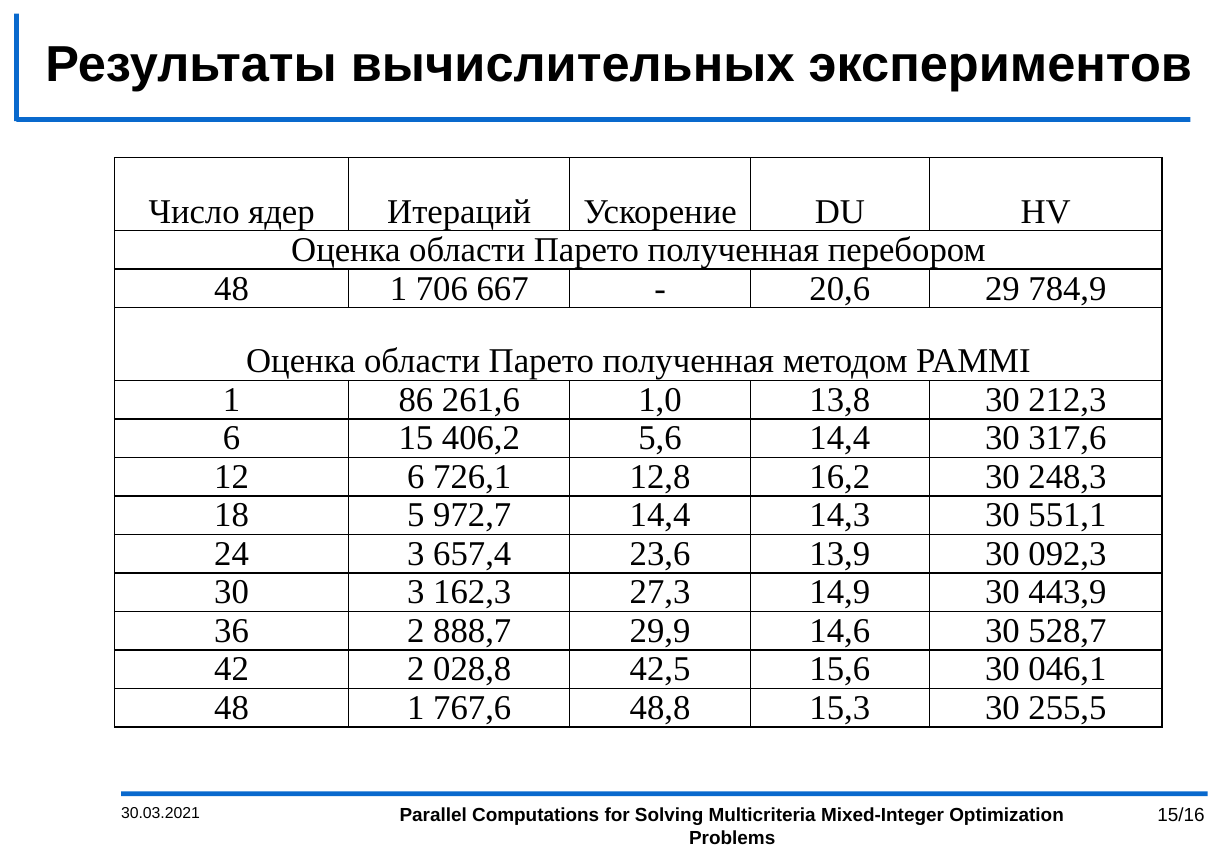
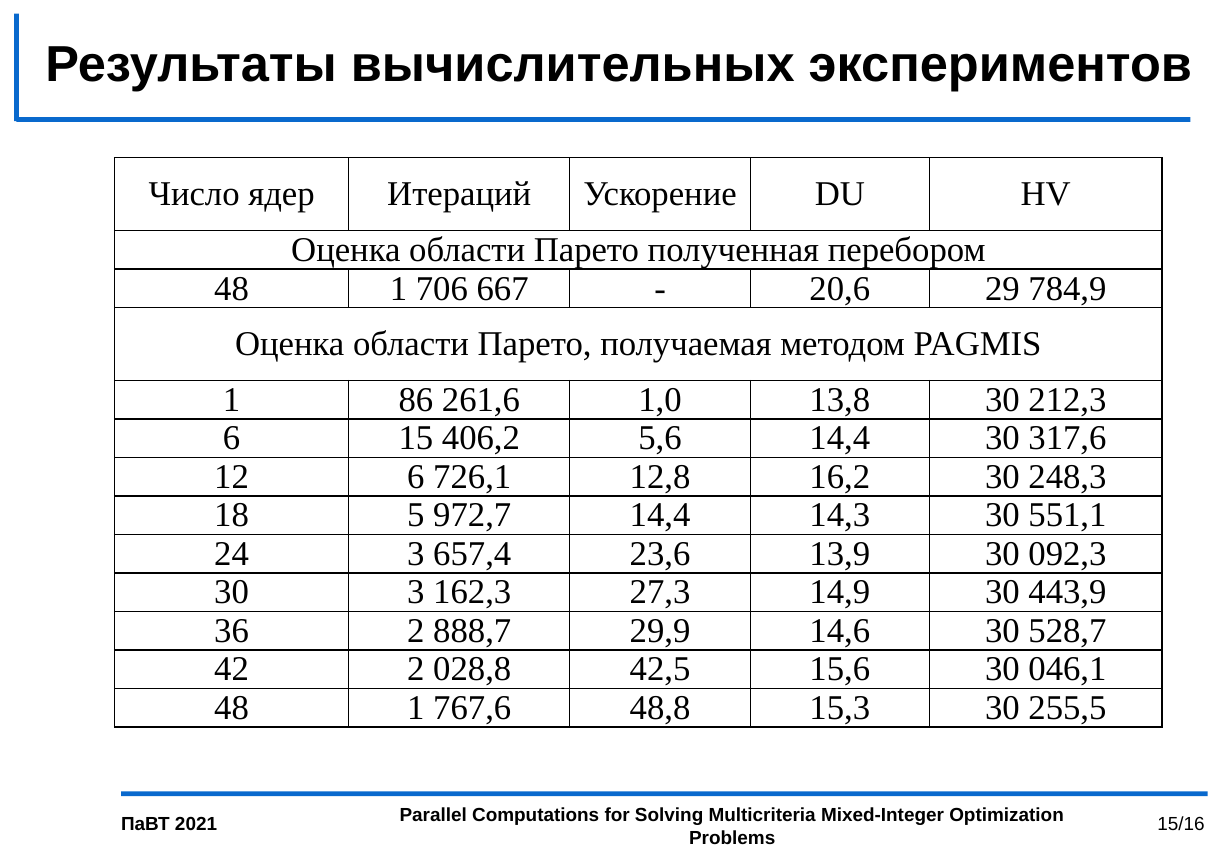
Before and after one commit to kabarkalov/GlobOptPapers, a slide deck: slide 15 of 2021/PСT_GergelKozinov/PCT2021_kozinov.pptx. Drawn at 1232x853 pixels with LibreOffice and Linux fonts; fonts in the diff are those of the drawing; background and template pictures are left out. Boxes give left, top, right and bottom in pixels: in the first picture for what was removed or moved away, otherwise in the second. Text is boxed around its words. In the diff, an @@ line names an element or a change of style, - is before the commit and + after.

```diff
--- a/2021/PСT_GergelKozinov/PCT2021_kozinov.pptx
+++ b/2021/PСT_GergelKozinov/PCT2021_kozinov.pptx
@@ table at bbox=[115, 158, 1164, 762] @@
-row 4, column 1: Оценка области Парето полученная методом PAMMI
+row 4, column 1: Оценка области Парето, получаемая методом PAGMIS
@@ page number: place and size @@
-page number at bbox=[1157, 807, 1204, 822]
+page number at bbox=[1157, 816, 1204, 831]
@@ text at bbox=[121, 816, 217, 830]: text changed; size 10 to 12 pt; bold on @@
-30.03.2021
+ПаВТ 2021
```
Also in this commit, not shown: 15 other slides changed.
